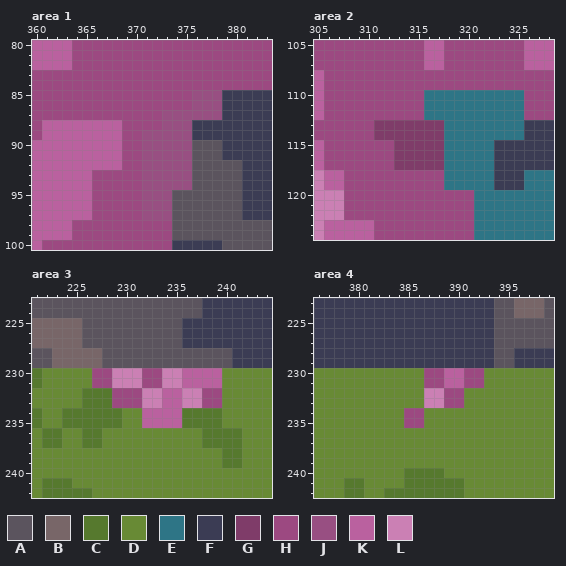
Pixel-art file, stored at Aseprite Files/Background/fight_scene/fight scene2.aseprite. This is how it looked before the edit.
480x270 pixels, 1 frame. Colours within 5 levels of each other are drawn and written as one. Shown: area 1: x 360..383, y 80..100; area 2: x 305..328, y 105..124; area 3: x 221..244, y 223..242; area 4: x 376..399, y 223..242. The commit also changed other parts of the picture, which this record leaves out.
Palette (. is transparent): A #5b545e  B #786668  C #56792e  D #688a35  E #2e7586  F #3b3c54  G #7f3c69  H #9c4981  J #984f82  K #ba619f  L #cb80b4
The result:
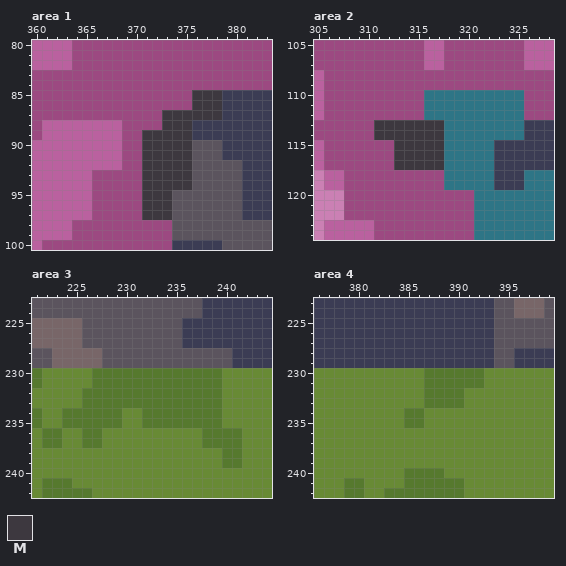
Colours new in this view: M #3d383f
Edits made:
Colour G changes from #7f3c69 to #405b22.
Area 1, layer "background2":
The author changed colour J to colour M in rows 85 to 86 at x 376 to 378; in row 87 at x 373 to 378; in row 88 at x 373 to 375; in rows 89 to 94 at x 371 to 375; in rows 95 to 97 at x 371 to 373.
Area 2, layer "background2":
The author changed colour G to colour M in rows 113 to 114 at x 311 to 317; in rows 115 to 117 at x 313 to 317.
Area 3, layer "land":
The author changed colour H to colour C in rows 230 to 231 at x 227 to 228 and 232 to 233; in rows 232 to 233 at x 229 to 231 and 238 to 239.
The author changed colour K to colour C in rows 230 to 231 at x 236 to 239; in rows 232 to 233 at x 234 to 235; in rows 234 to 235 at x 232 to 235.
The author changed colour L to colour C in rows 230 to 231 at x 229 to 231 and 234 to 235; in rows 232 to 233 at x 232 to 233 and 236 to 237.
Area 4, layer "land":
The author changed colour H to colour C in rows 230 to 231 at x 387 to 388 and 391 to 392; in rows 232 to 233 at x 389 to 390; in rows 234 to 235 at x 385 to 386.
The author changed colour K to colour C in rows 230 to 231 at x 389 to 390.
The author changed colour L to colour C in rows 232 to 233 at x 387 to 388.
